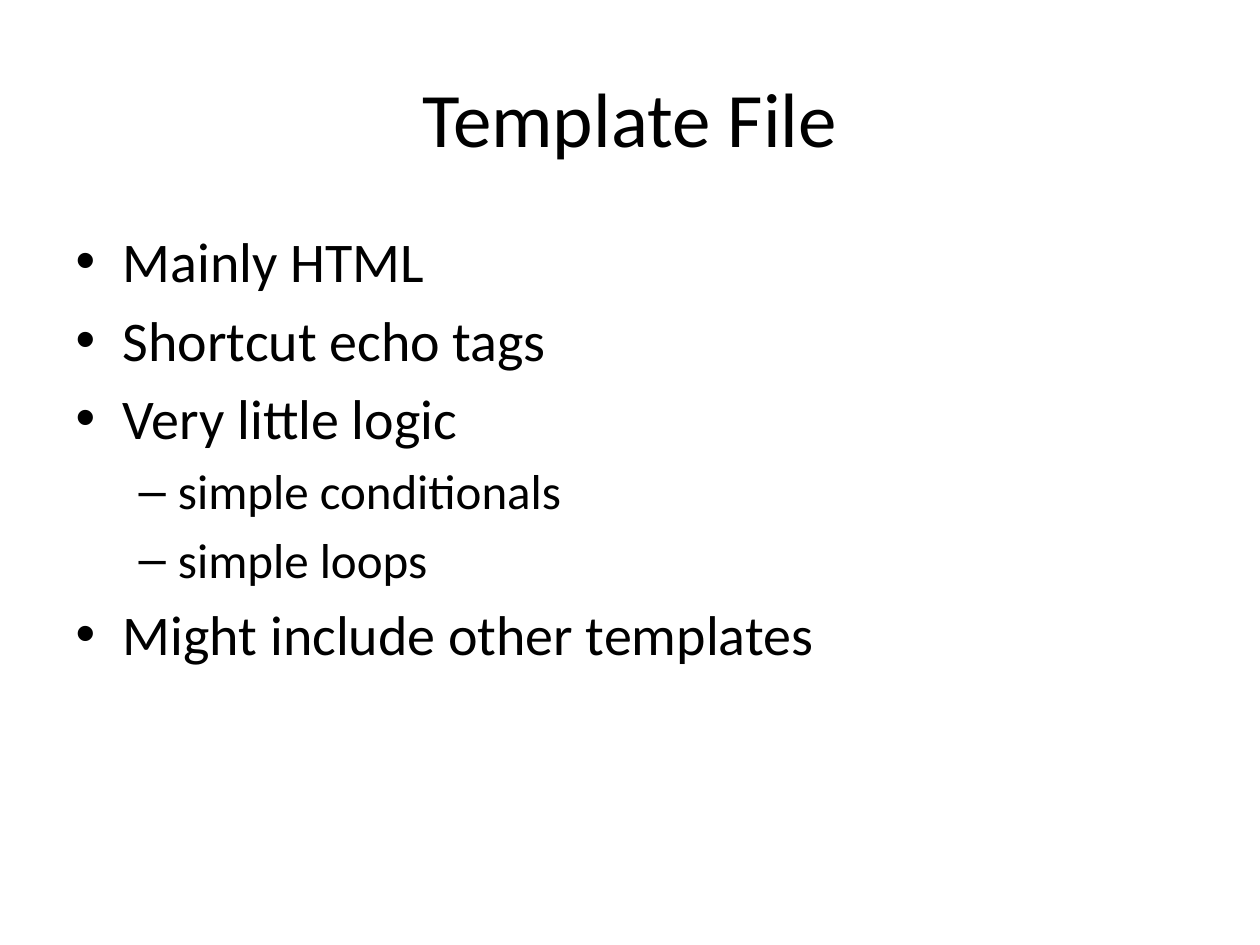
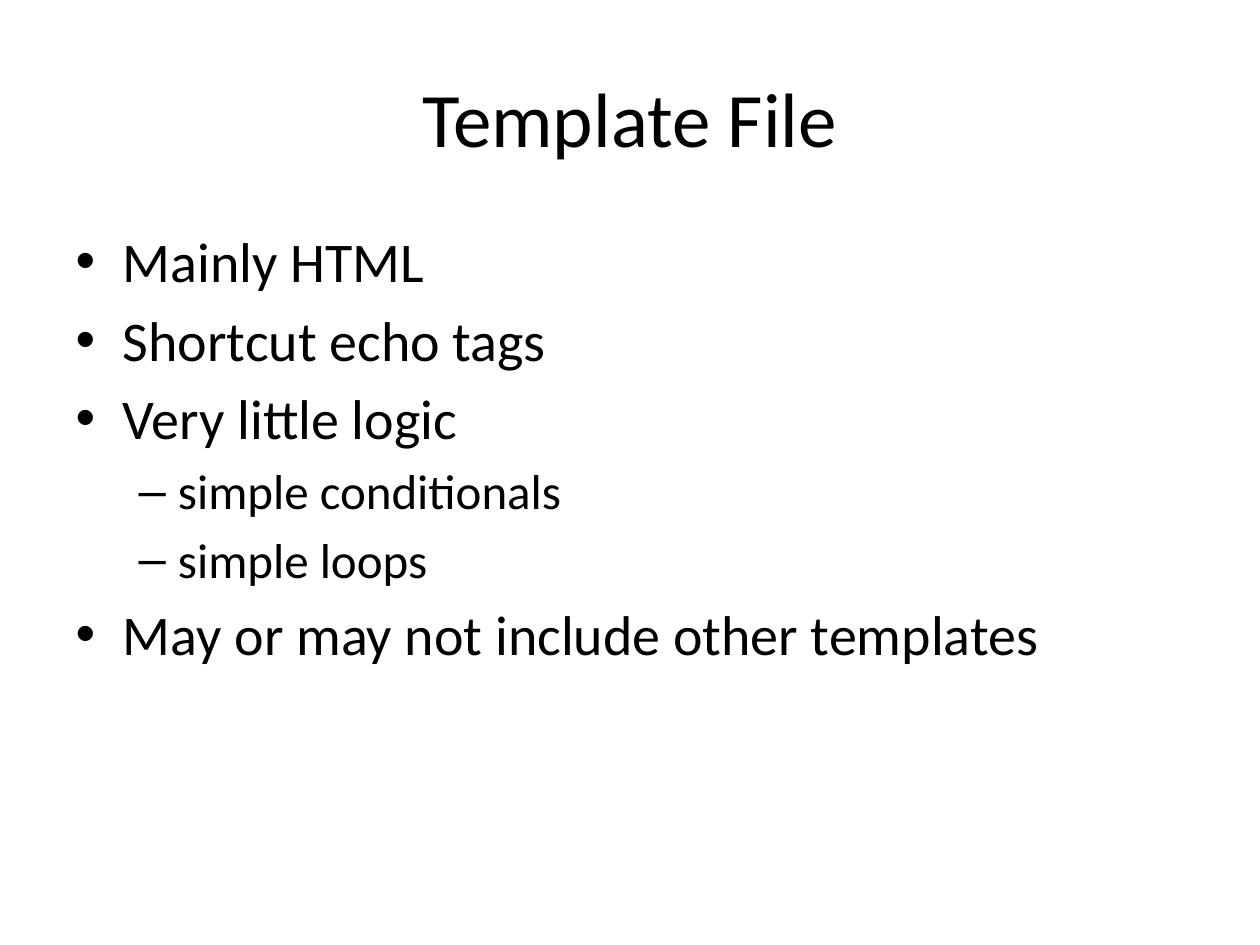
Before and after one commit to PHPEmbark/curriculum, a slide deck: slide 32 of course/4 - Organization and Projects/Organization and Projects.pptx (slide 33 before the commit). Drawn at 1260x945 pixels with LibreOffice and Linux fonts; fonts in the diff are those of the drawing. Boxes give left, top, right and bottom in pixels: in the first picture for what was removed or moved away, otherwise in the second. Text is boxed around its words. In the diff, an @@ line names an element or a change of style, - is before the commit and + after.

```diff
--- a/course/4 - Organization and Projects/Organization and Projects.pptx
+++ b/course/4 - Organization and Projects/Organization and Projects.pptx
@@ text at box(123, 616, 1038, 664): text changed @@
-• Might include other templates
+• May or may not include other templates
```
Also in this commit, not shown: 2 other slides changed, 4 slides added, 1 slide removed, 12 other files.
